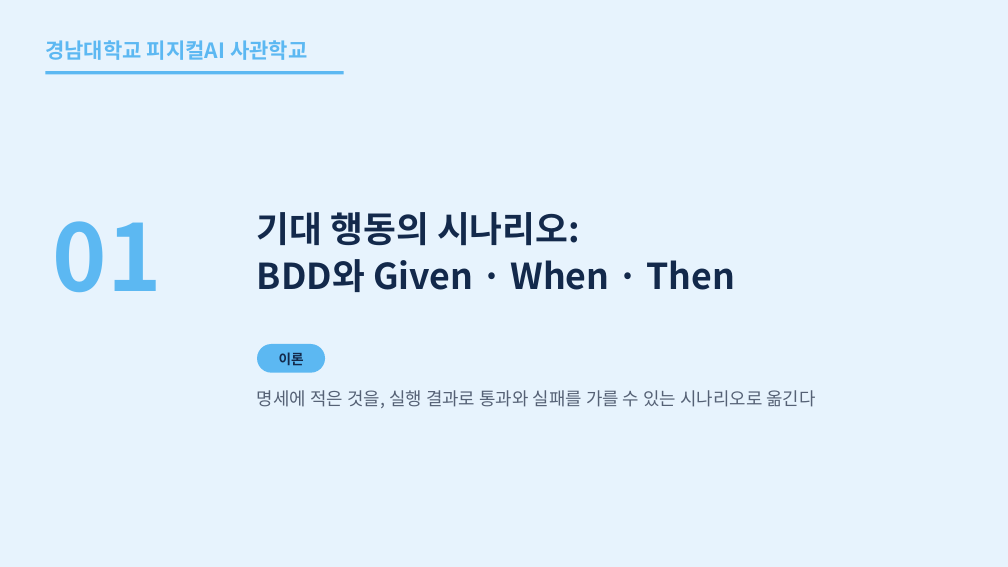
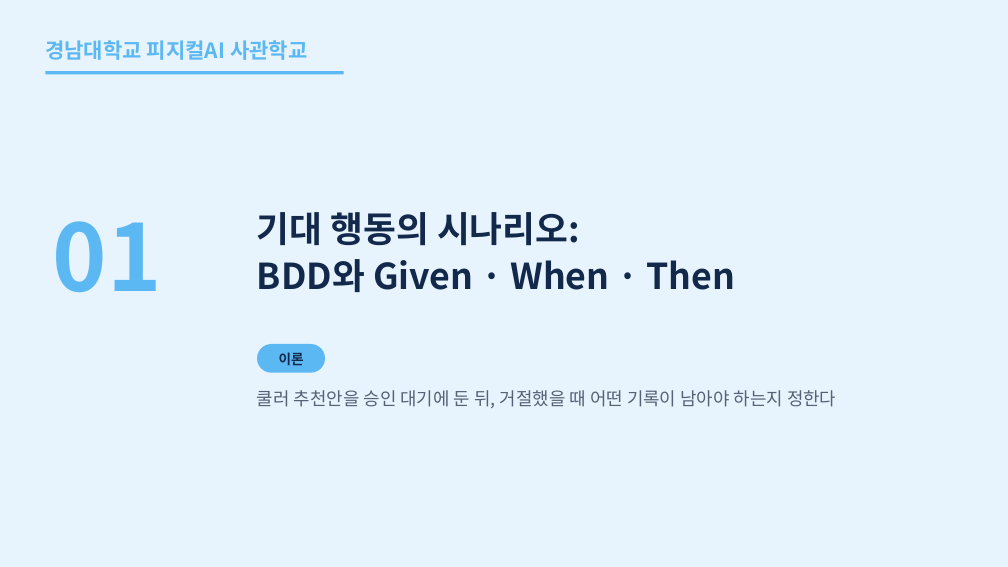
Before and after one commit to uengine-oss/hyd-iot-edu, a slide deck: slide 4 of workspace/강의제작/산출물/통합반/이론/08회차/통합반_08일차.pptx. Drawn at 1008x567 pixels with LibreOffice and Linux fonts; fonts in the diff are those of the drawing. Boxes give left, top, right and bottom in pixels: in the first picture for what was removed or moved away, otherwise in the second. Text is boxed around its words. In the diff, an @@ line names an element or a change of style, - is before the commit and + after.

Commit message:
통합반 8회차 1~12장의 거절 시나리오와 계약 검증을 개편하고 렌더·낭독·강조·쉼을 확정한다

```diff
--- a/workspace/강의제작/산출물/통합반/이론/08회차/통합반_08일차.pptx
+++ b/workspace/강의제작/산출물/통합반/이론/08회차/통합반_08일차.pptx
@@ text at box(257, 390, 836, 408): text changed @@
-명세에 적은 것을, 실행 결과로 통과와 실패를 가를 수 있는 시나리오로 옮긴다
+쿨러 추천안을 승인 대기에 둔 뒤, 거절했을 때 어떤 기록이 남아야 하는지 정한다
```
Also in this commit, not shown: 11 other slides changed, 25 other files.
